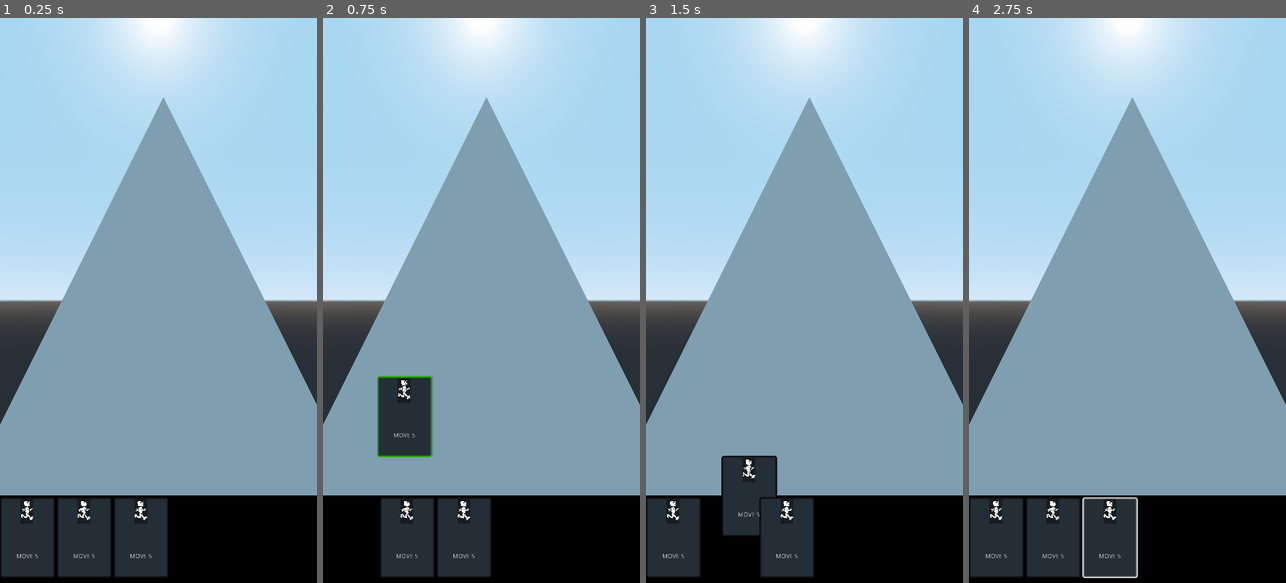
Above: before the commit, frames 1-4 (left to right).
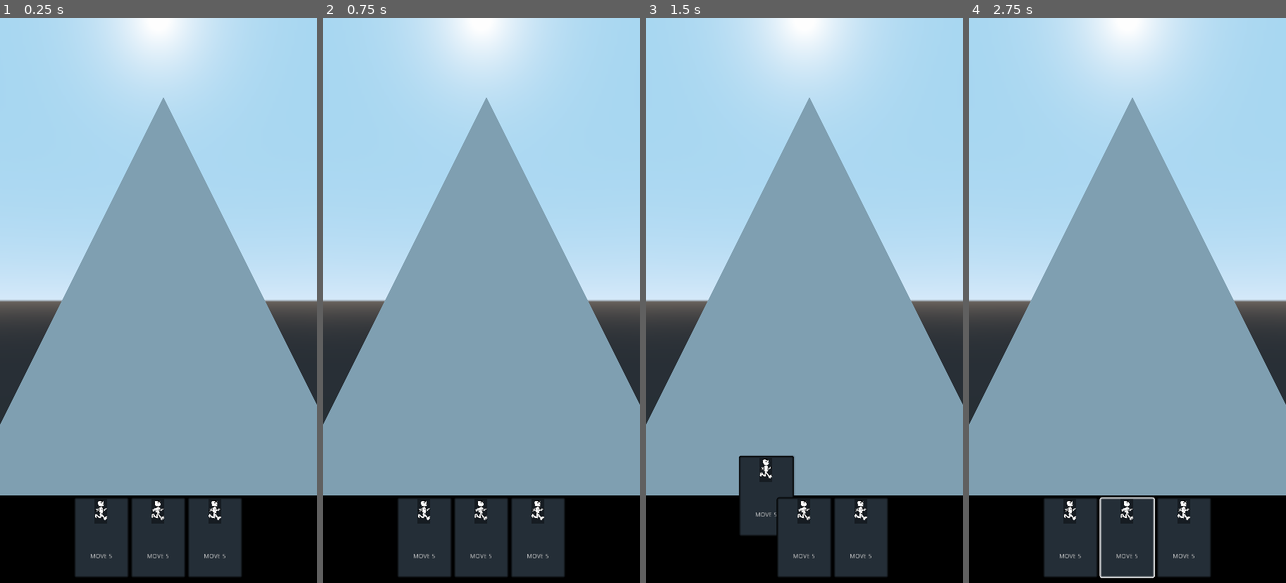
Above: after the commit, the same moments.

Repository: richardbonneau/space-rogue
Game: Godot game, scene res://Scenes/Main.tscn
Two runs of this game, one before a commit and one after it. Both use one fixed random seed, a clock stepped at 60 frames per second and the inputs below.
Inputs (mouse positions are in pixels of both pictures, inside the frame that each line leads up to):
- Up to frame 1 (0.25 s): no input
- Up to frame 2 (0.75 s): tap Enter at 0.5 s; drag from (351, 537) to (513, 176) at 0.52 s
- Up to frame 3 (1.5 s): drag from (731, 537) to (788, 413) at 1.27 s
- Up to frame 4 (2.75 s): move the mouse to (1111, 537) at 2.02 s; click (1111, 537) at 2.17 s

The runs differ from the first frame. In frame 1, 6.9% of the frame differs, in the area x 0-77%, y 85-99%; in frame 2, 7.0%; in frame 3, 7.4%, in the area x 0-77%, y 77-99%; in frame 4, 7.1%.

Commit message:
some good progress

Diff:
--- a/Deck/Card.gd
+++ b/Deck/Card.gd
@@ -3,13 +3,31 @@
 var drag_position = null
 var position_before_drag = null
 
+export var neighbour_push: =0.75
+onready var hand_width_margin := rect_size.x * 2
+onready var bottom_margin:=  rect_size/2
 
+enum{
+	InHand
+	InPlay
+	FocusedInHand
+	MovingToContainer
+	Reorganizing
+	PushedAside
+}
+var state := InHand
+var start_position: Vector2
+var target_position: Vector2
+var focus_completed: bool = false
 
 func _ready():
 	position_before_drag = self.rect_position
+	recalculatePosition()
 
 
 
+func recalculatePosition():
+	pass
 
 func _on_Card_gui_input(event):
 	if event is InputEventMouseButton and event.button_index == BUTTON_LEFT:
--- a/Main.gd
+++ b/Main.gd
@@ -1,24 +1,3 @@
 extends Node
 
 var held_object = null
-
-
-
-
-
-
-func _on_Deck_mouse_exited():
-	print("leaving deck",held_object)
-	if held_object:
-		var node_new_style = held_object.get_stylebox("panel").duplicate()
-		node_new_style.set_border_color(Color("#43ce03"))
-		held_object.add_stylebox_override("panel", node_new_style)
-
-
-
-
-
-
-func _on_ScrollContainer_mouse_exited():
-	print("exit")
-	pass # Replace with function body.
--- a/Scenes/Deck.gd
+++ /dev/null
@@ -1,6 +0,0 @@
-extends HBoxContainer
-
-
-
-func _ready():
-	pass
--- /dev/null
+++ b/Scenes/Hand.gd
@@ -0,0 +1,27 @@
+extends HBoxContainer
+
+
+var held_object = null
+
+onready var card = load("res://Deck/Card.tscn")
+onready var hand_width: float = get_viewport().size.x
+var card_width: float
+
+
+func _ready():
+
+	var temp_card = card.instance()
+	card_width = temp_card.get_size().x
+	temp_card.queue_free()
+
+	reorganize()
+
+
+func reorganize():
+	var cards_in_hand:Array = self.get_children()
+	var num_of_cards: int = cards_in_hand.size()
+	var maximum_num_of_cards : int = floor(hand_width / card_width)
+
+	for card in cards_in_hand:
+		print(maximum_num_of_cards)
+		pass
--- a/Scenes/Main.tscn
+++ b/Scenes/Main.tscn
@@ -3,7 +3,7 @@
 [ext_resource path="res://Main.gd" type="Script" id=1]
 [ext_resource path="res://Deck/Card.tscn" type="PackedScene" id=2]
 [ext_resource path="res://Scenes/GameBoard.tscn" type="PackedScene" id=3]
-[ext_resource path="res://Scenes/Deck.gd" type="Script" id=4]
+[ext_resource path="res://Scenes/Hand.gd" type="Script" id=4]
 
 [sub_resource type="PrismMesh" id=1]
 
@@ -40,25 +40,29 @@
 "_edit_use_anchors_": false
 }
 
-[node name="Deck" type="HBoxContainer" parent="ColorRect/ScrollContainer"]
-margin_right = 383.0
+[node name="Hand" type="HBoxContainer" parent="ColorRect/ScrollContainer"]
+margin_right = 720.0
 margin_bottom = 182.0
+size_flags_horizontal = 3
+alignment = 1
 script = ExtResource( 4 )
 
-[node name="Card" parent="ColorRect/ScrollContainer/Deck" instance=ExtResource( 2 )]
+[node name="Card" parent="ColorRect/ScrollContainer/Hand" instance=ExtResource( 2 )]
+margin_left = 168.0
 margin_top = 0.0
+margin_right = 293.0
 margin_bottom = 182.5
 
-[node name="Card2" parent="ColorRect/ScrollContainer/Deck" instance=ExtResource( 2 )]
-margin_left = 129.0
+[node name="Card2" parent="ColorRect/ScrollContainer/Hand" instance=ExtResource( 2 )]
+margin_left = 297.0
 margin_top = 0.0
-margin_right = 254.0
+margin_right = 422.0
 margin_bottom = 182.5
 
-[node name="Card3" parent="ColorRect/ScrollContainer/Deck" instance=ExtResource( 2 )]
-margin_left = 258.0
+[node name="Card3" parent="ColorRect/ScrollContainer/Hand" instance=ExtResource( 2 )]
+margin_left = 426.0
 margin_top = 0.0
-margin_right = 383.0
+margin_right = 551.0
 margin_bottom = 182.5
 [connection signal="tree_exited" from="ColorRect" to="." method="_on_ColorRect_tree_exited"]
 [connection signal="mouse_exited" from="ColorRect/ScrollContainer" to="." method="_on_ScrollContainer_mouse_exited"]
